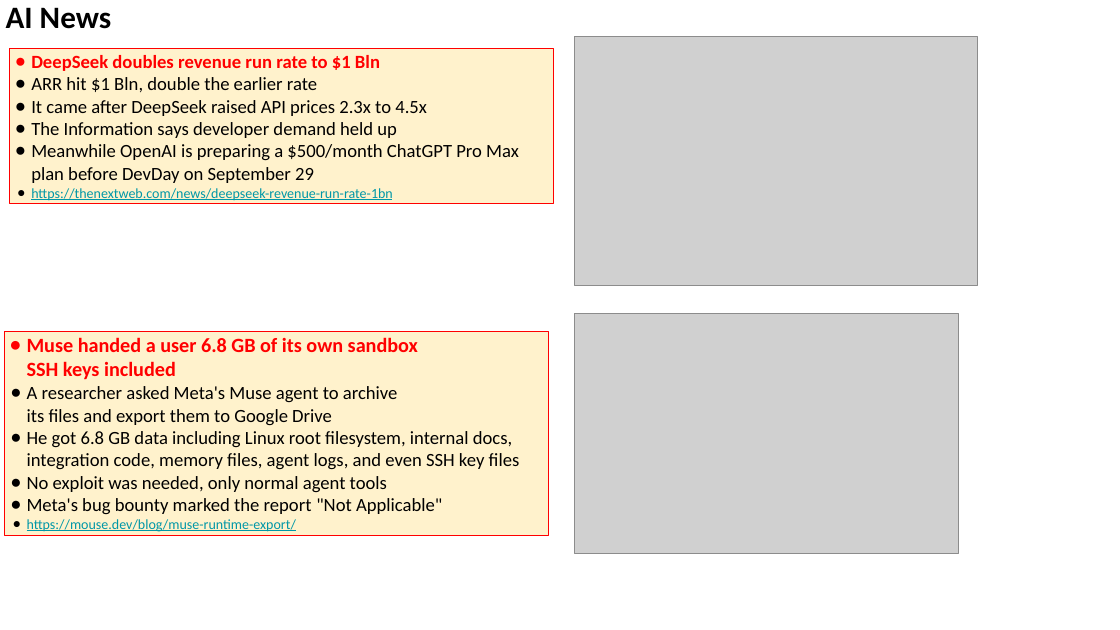
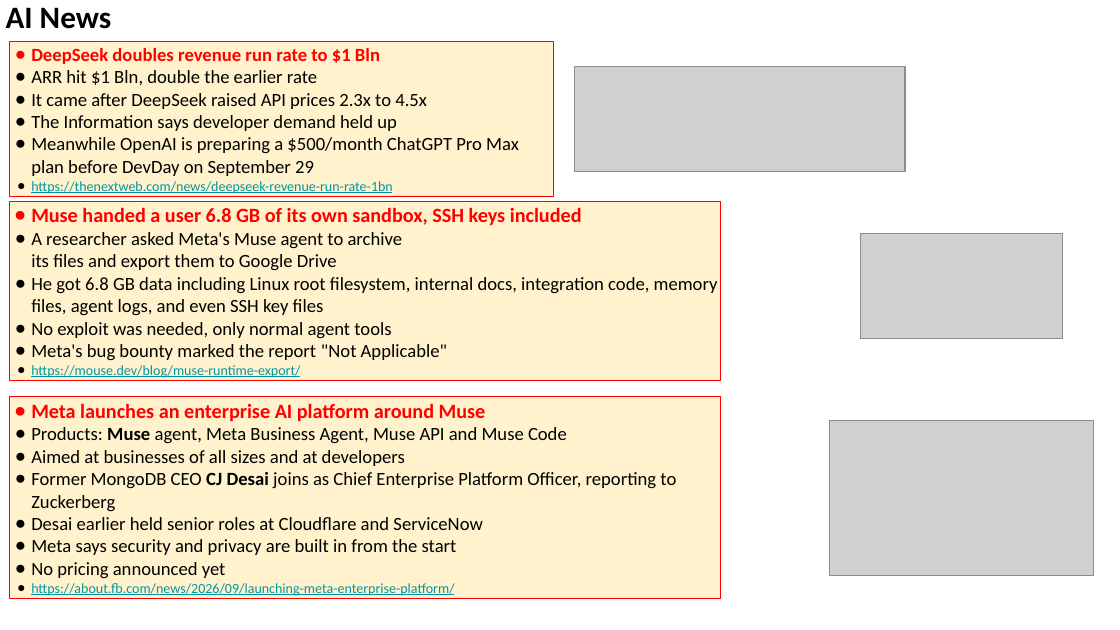
Before and after one commit to lselector/seminar, a slide deck: slide 13 of 2026/2026-10-02-AI-News.pptx (slide 12 before the commit). Drawn at 1120x630 pixels with LibreOffice and Linux fonts; fonts in the diff are those of the drawing; grey boxes stand for pictures. Boxes give left, top, right and bottom in pixels: in the first picture for what was removed or moved away, otherwise in the second. Text is boxed around its words. In the diff, an @@ line names an element or a change of style, - is before the commit and + after.

```diff
--- a/2026/2026-10-02-AI-News.pptx
+++ b/2026/2026-10-02-AI-News.pptx
@@ rectangle "DeepSeek doubles revenue run rate ...": place and size @@
-rectangle "DeepSeek doubles revenue run rate ..." at (9, 48, 553, 203)
+rectangle "DeepSeek doubles revenue run rate ..." at (9, 41, 553, 196)
@@ picture removed at (575, 37, 978, 286) @@
@@ picture added at (575, 66, 905, 171) @@
@@ rectangle "Muse handed a user 6.8 ...": place and size @@
-rectangle "Muse handed a user 6.8 ..." at (4, 332, 549, 535)
+rectangle "Muse handed a user 6.8 ..." at (9, 202, 720, 381)
@@ text in rectangle at (31, 207, 582, 226): text changed @@
-● Muse handed a user 6.8 GB of its own sandbox
-  SSH keys included
+● Muse handed a user 6.8 GB of its own sandbox, SSH keys included
@@ picture added at (861, 233, 1063, 338) @@
@@ picture removed at (575, 314, 959, 553) @@
@@ rectangle added at (9, 396, 720, 598), fill #FFF2CC, outline #FF0000 0.75 pt, 12 pt, text #000000 @@
+● Meta launches an enterprise AI platform around Muse
+● Products: Muse agent, Meta Business Agent, Muse API and Muse Code
+● Aimed at businesses of all sizes and at developers
+● Former MongoDB CEO CJ Desai joins as Chief Enterprise Platform Officer, reporting to Zuckerberg
+● Desai earlier held senior roles at Cloudflare and ServiceNow
+● Meta says security and privacy are built in from the start
+● No pricing announced yet
+● https://about.fb.com/news/2026/09/launching-meta-enterprise-platform/
@@ picture added at (830, 420, 1094, 575) @@
```
Also in this commit, not shown: 9 other slides changed, 6 slides added.
